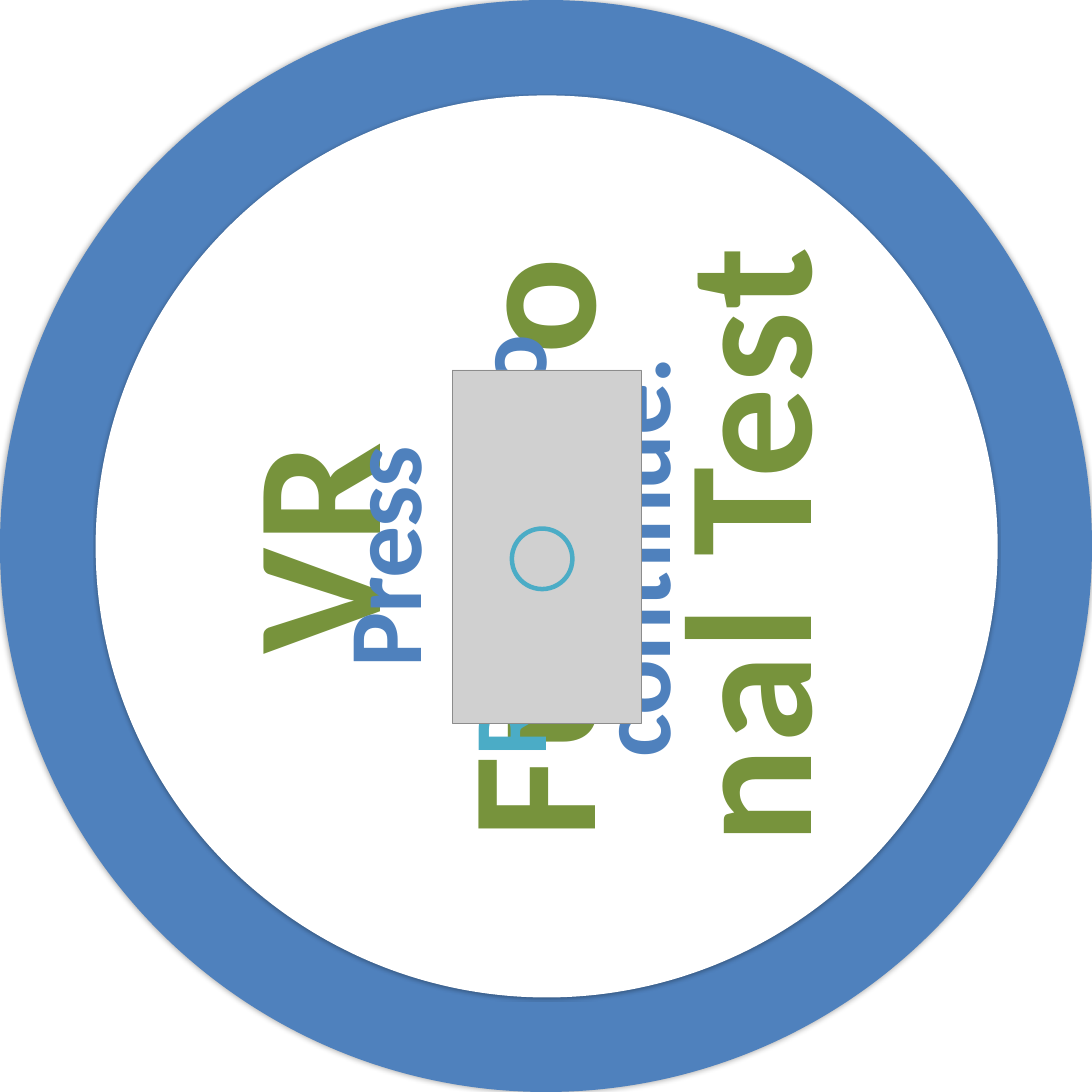
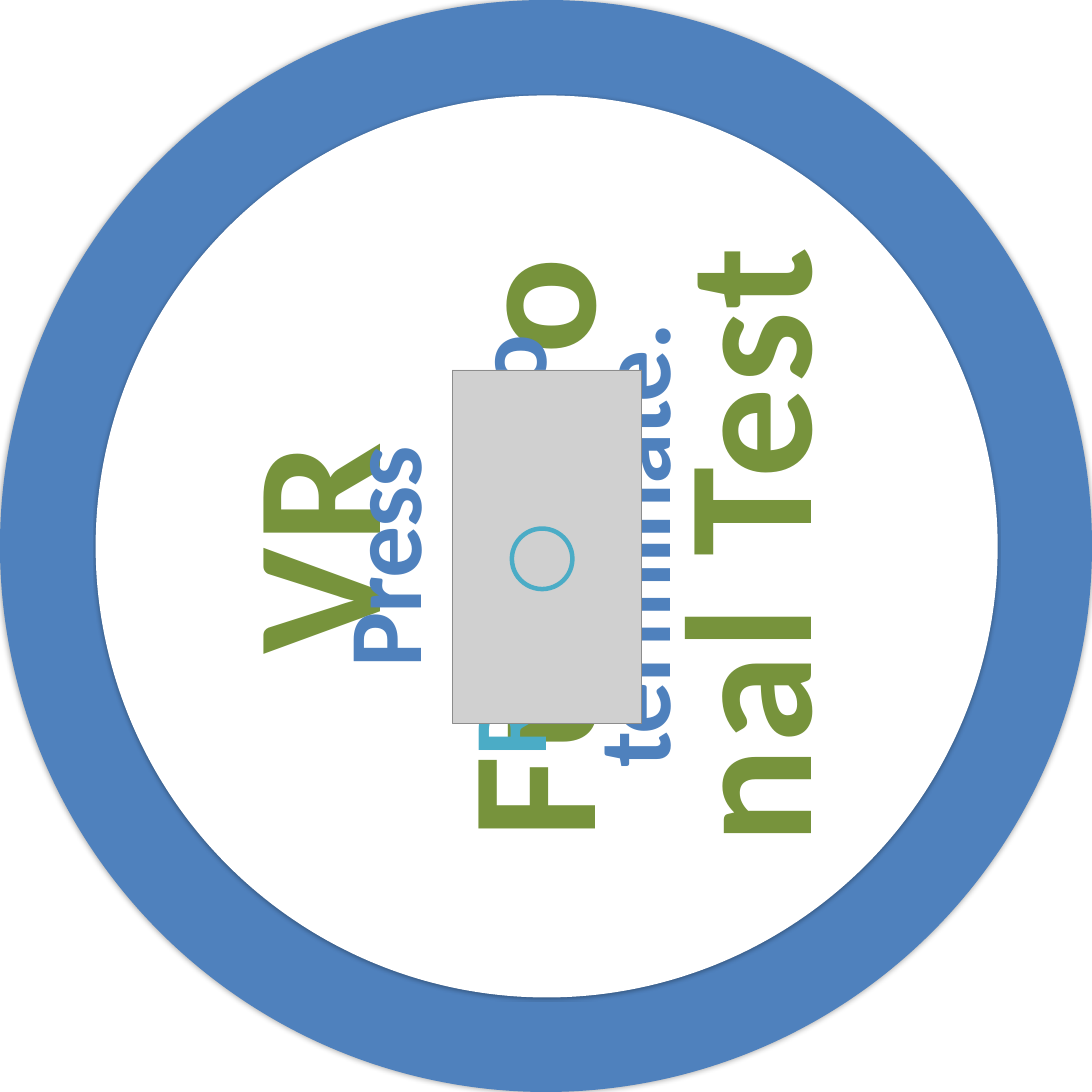
Before and after one commit to PsyPhy/GripGraspISS, a slide deck: slide 17 of Source Code/GraspBMPs/GraspCircularPrompts.pptx. Drawn at 1092x1092 pixels with LibreOffice and Linux fonts; fonts in the diff are those of the drawing; grey boxes stand for pictures. Boxes give left, top, right and bottom in pixels: in the first picture for what was removed or moved away, otherwise in the second. Text is boxed around its words. In the diff, an @@ line names an element or a change of style, - is before the commit and + after.

```diff
--- a/Source Code/GraspBMPs/GraspCircularPrompts.pptx
+++ b/Source Code/GraspBMPs/GraspCircularPrompts.pptx
@@ text at (323, 344, 699, 753): text changed @@
-Press Return to cont inue.
+Press Return to terminate.
```
Also in this commit, not shown: 31 other files.
